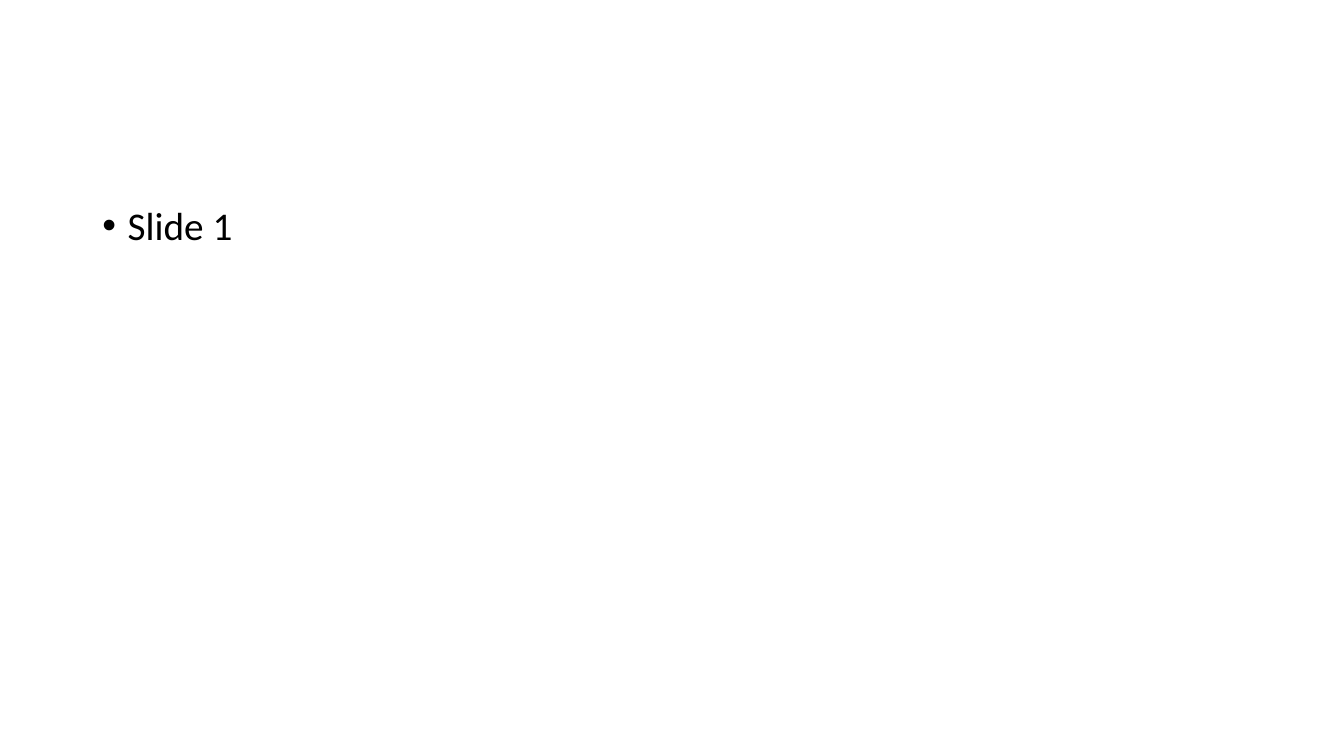
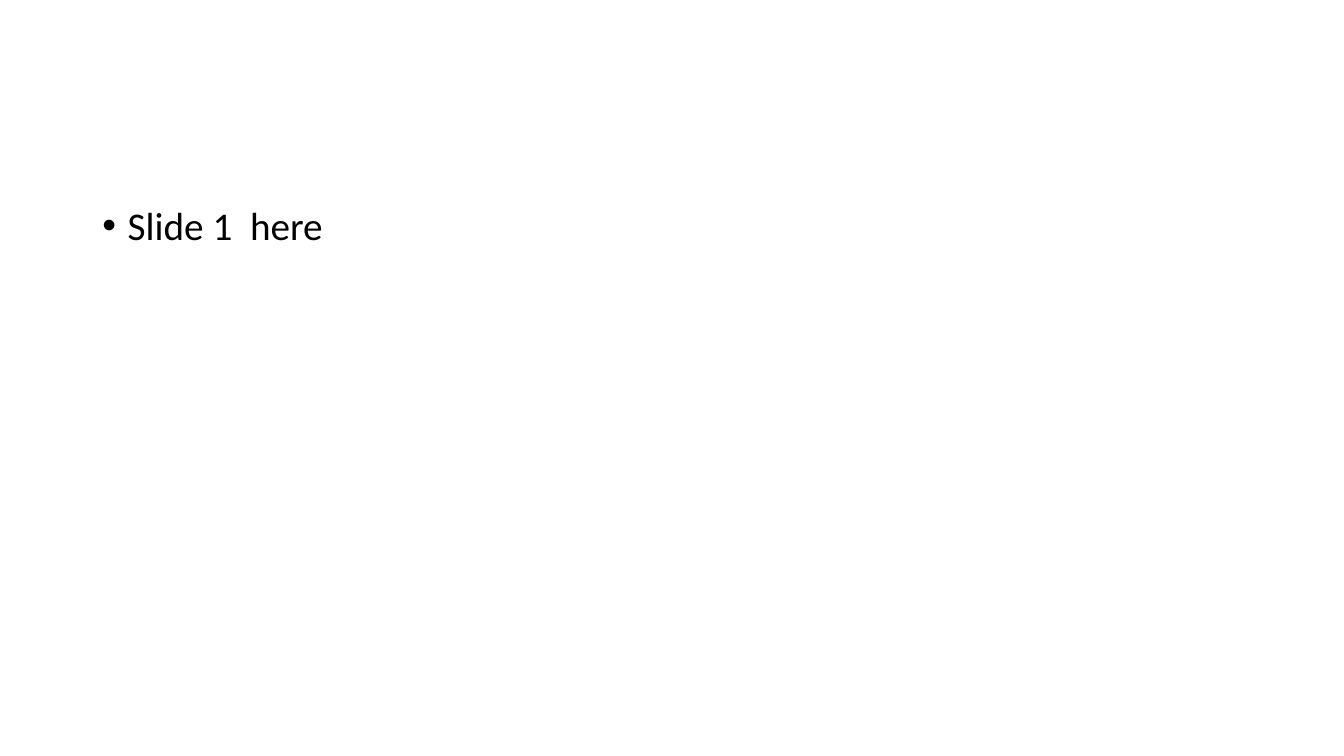
Before and after one commit to tkeena/GitTester, a slide deck: slide 2 of testPP.odp. Drawn at 1344x756 pixels with LibreOffice and Linux fonts; fonts in the diff are those of the drawing. Boxes give left, top, right and bottom in pixels: in the first picture for what was removed or moved away, otherwise in the second. Text is boxed around its words. In the diff, an @@ line names an element or a change of style, - is before the commit and + after.

```diff
--- a/testPP.odp
+++ b/testPP.odp
@@ text at [128,212,323,241]: text changed @@
-• Slide 1
+• Slide 1 here
```
Also in this commit, not shown: 1 other slide changed.
